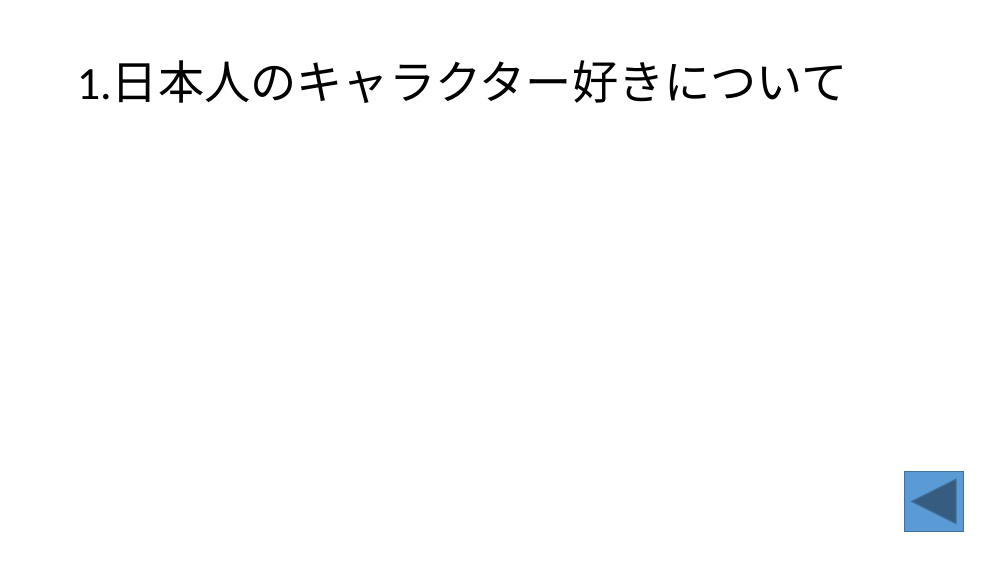
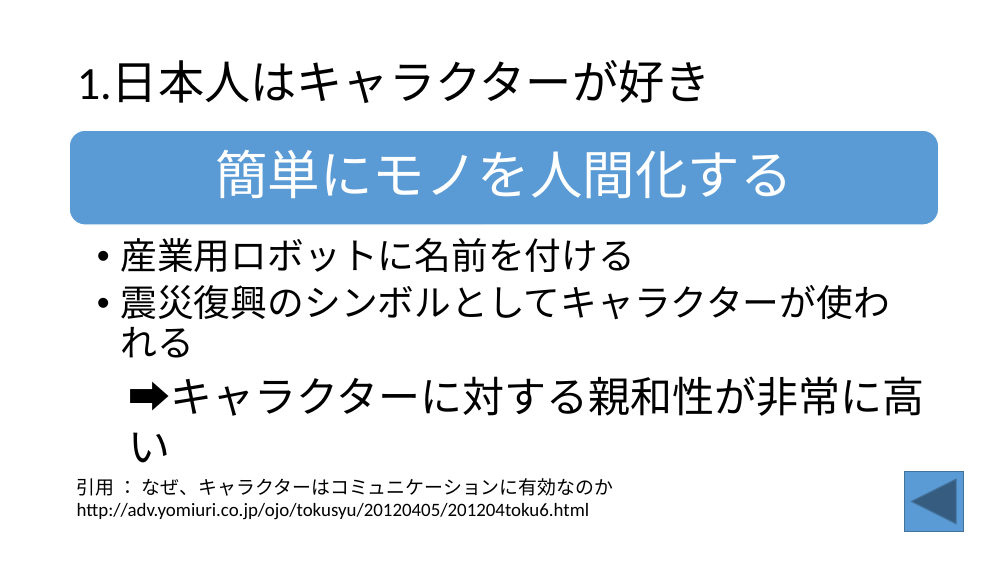
Before and after one commit to Tako0907/PowerPoint, a slide deck: slide 6 of パワーポイント.pptx. Drawn at 1008x567 pixels with LibreOffice and Linux fonts; fonts in the diff are those of the drawing. Boxes give left, top, right and bottom in pixels: in the first picture for what was removed or moved away, otherwise in the second. Text is boxed around its words. In the diff, an @@ line names an element or a change of style, - is before the commit and + after.

```diff
--- a/パワーポイント.pptx
+++ b/パワーポイント.pptx
@@ title at [77,61,711,103]: text changed @@
-1.日本人のキャラクター好きについて
+1.日本人はキャラクターが好き
@@ rounded rectangle added at [70,130,939,225], fill #5B9BD5, outline #FFFFFF 1 pt @@
@@ text added at [215,150,793,198], 50 pt, text #FFFFFF @@
+簡単にモノを人間化する
@@ text added at [120,238,889,358], 35 pt, text #000000 @@
+  •• 産業用ロボットに名前を付ける
+  •• 震災復興のシンボルとしてキャラクターが使われる
@@ text added at [129,376,925,416], 40 pt, text #000000 @@
+➡キャラクターに対する親和性が非常に高い
@@ text added at [77,478,613,520], 18 pt, text #000000 @@
+引用 ： なぜ、キャラクターはコミュニケーションに有効なのか http://adv.yomiuri.co.jp/ojo/tokusyu/20120405/201204toku6.html
```
Also in this commit, not shown: 3 other slides changed, 1 other file.
